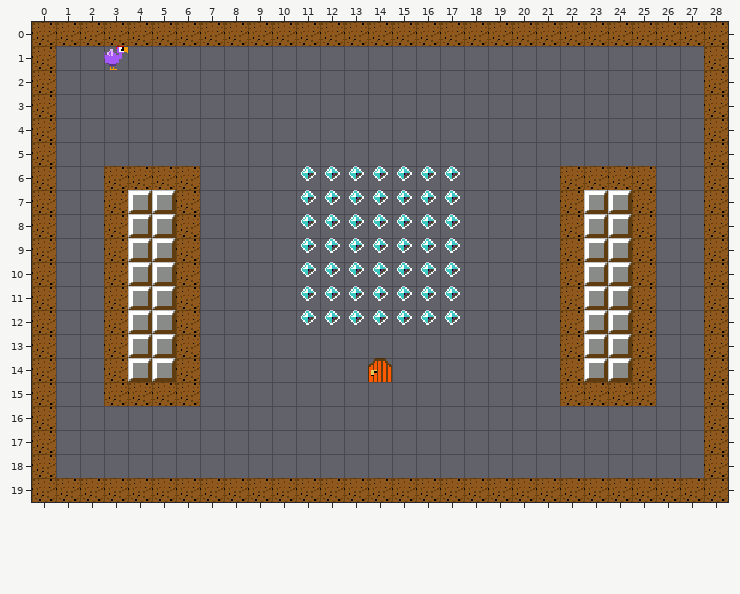
Tiled map (JSON) -- src/levels/level-12.tmj. The picture above was drawn from the file before the commit.
Cells are 16x16 px. Shown: x 0..28, y 0..19.
The result:
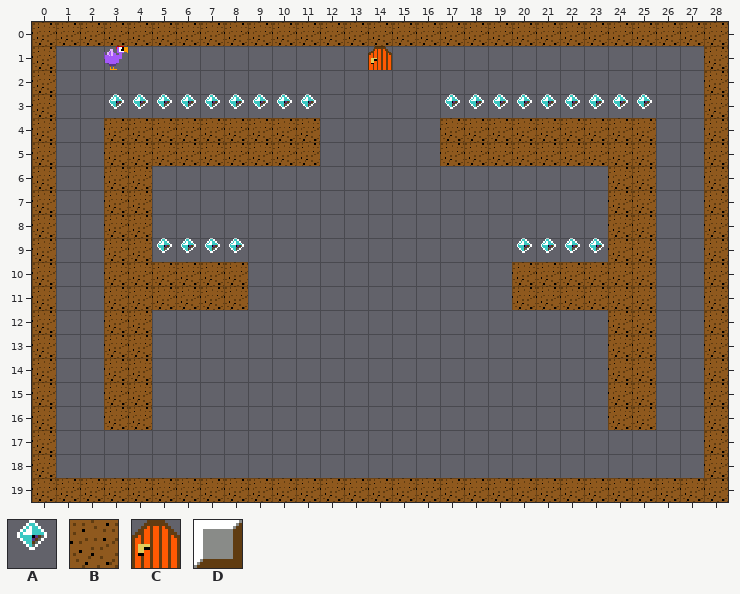
Key: from "LittleJS Platformer": A 0, B 5, C 6, D 8.
_ is an empty cell.
Tiles replaced or removed in this view: A, B, C, D.
Changes in this commit:
Changed rows in their new state; . is an unchanged cell.
Layer "Foreground":
first column x 3:
 1 ...........C...........
 3 AAAAAAAAA.....AAAAAAAAA
 4 BBBBBBBBB.....BBBBBBBBB
 5 BBBBBBBBB.....BBBBBBBBB
 6 ..__...._______....__..
 7 .B__...._______....__B.
 8 .B__...._______....__B.
 9 .BAAAA.._______..AAAAB.
10 .BB.BB.._______..BB.BB.
11 .BB.BB.._______..BB.BB.
12 .B__...._______....__B.
13 .B__...............__B.
14 .B__......._.......__B.
15 ..__...............__..
16 BB...................BB
Boxes around the changes in both pictures, in picture pixels (x1, y1, x2, y2):
added: (368, 46, 392, 70)
changed: (104, 94, 656, 430)
